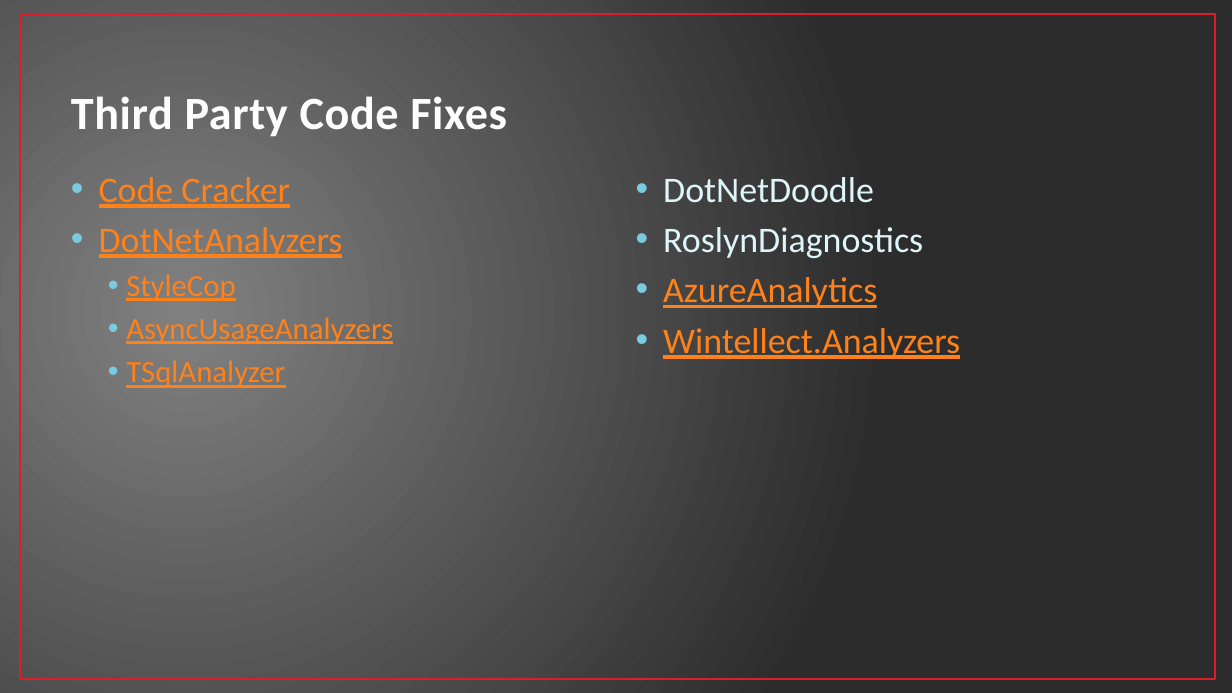
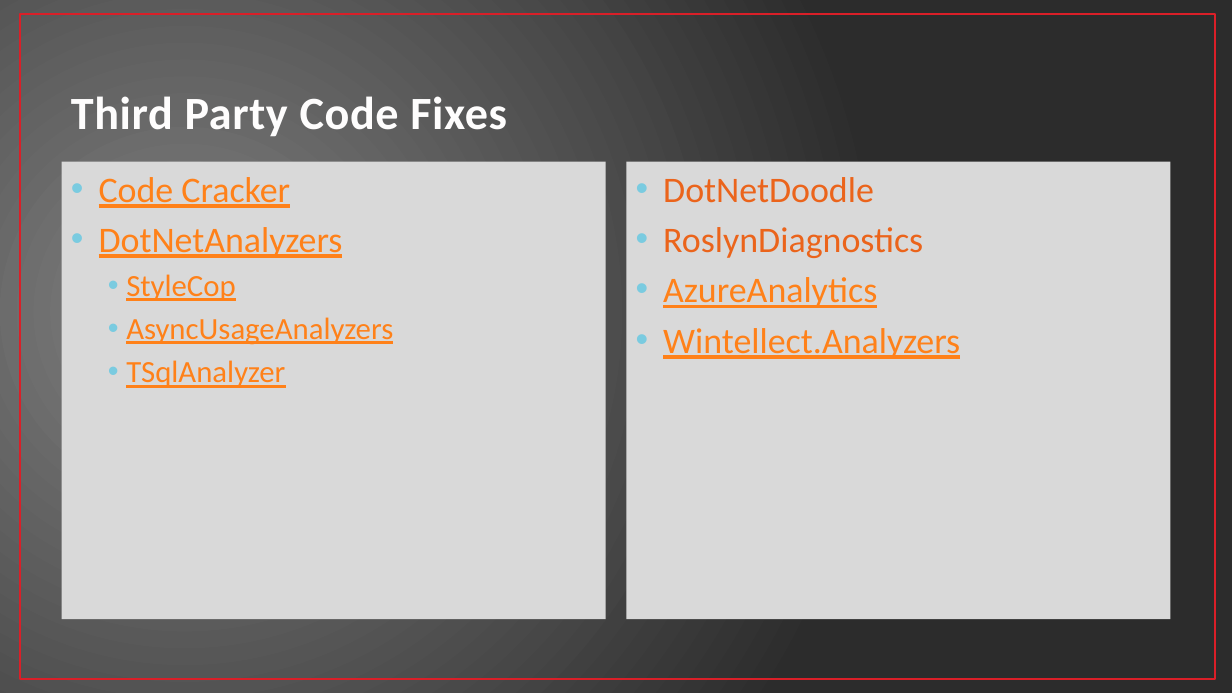
Before and after one commit to jwooley/RoslynAndYou, a slide deck: slide 14 of RoslynAndYou.pptx. Drawn at 1232x693 pixels with LibreOffice and Linux fonts; fonts in the diff are those of the drawing. Boxes give left, top, right and bottom in pixels: in the first picture for what was removed or moved away, otherwise in the second. Text is boxed around its words. In the diff, an @@ line names an element or a change of style, - is before the commit and + after.

```diff
--- a/RoslynAndYou.pptx
+++ b/RoslynAndYou.pptx
@@ text "Code Cracker": place and size @@
-text "Code Cracker" at bbox=[99, 177, 393, 388]
+text "Code Cracker" at bbox=[62, 162, 606, 619]
@@ text "Code Cracker" at bbox=[62, 162, 606, 619]: fill none to #D9D9D9 @@
@@ text "DotNetDoodle": place and size @@
-text "DotNetDoodle" at bbox=[663, 177, 960, 359]
+text "DotNetDoodle" at bbox=[627, 162, 1171, 619]
@@ text "DotNetDoodle" at bbox=[627, 162, 1171, 619]: fill none to #D9D9D9 @@
@@ text at bbox=[663, 177, 923, 258]: text colour #DEF5FA to #EB641B in "DotNetDoodle", "RoslynDiagnostics" @@
```
Also in this commit, not shown: 5 other slides changed, 6 other files.
